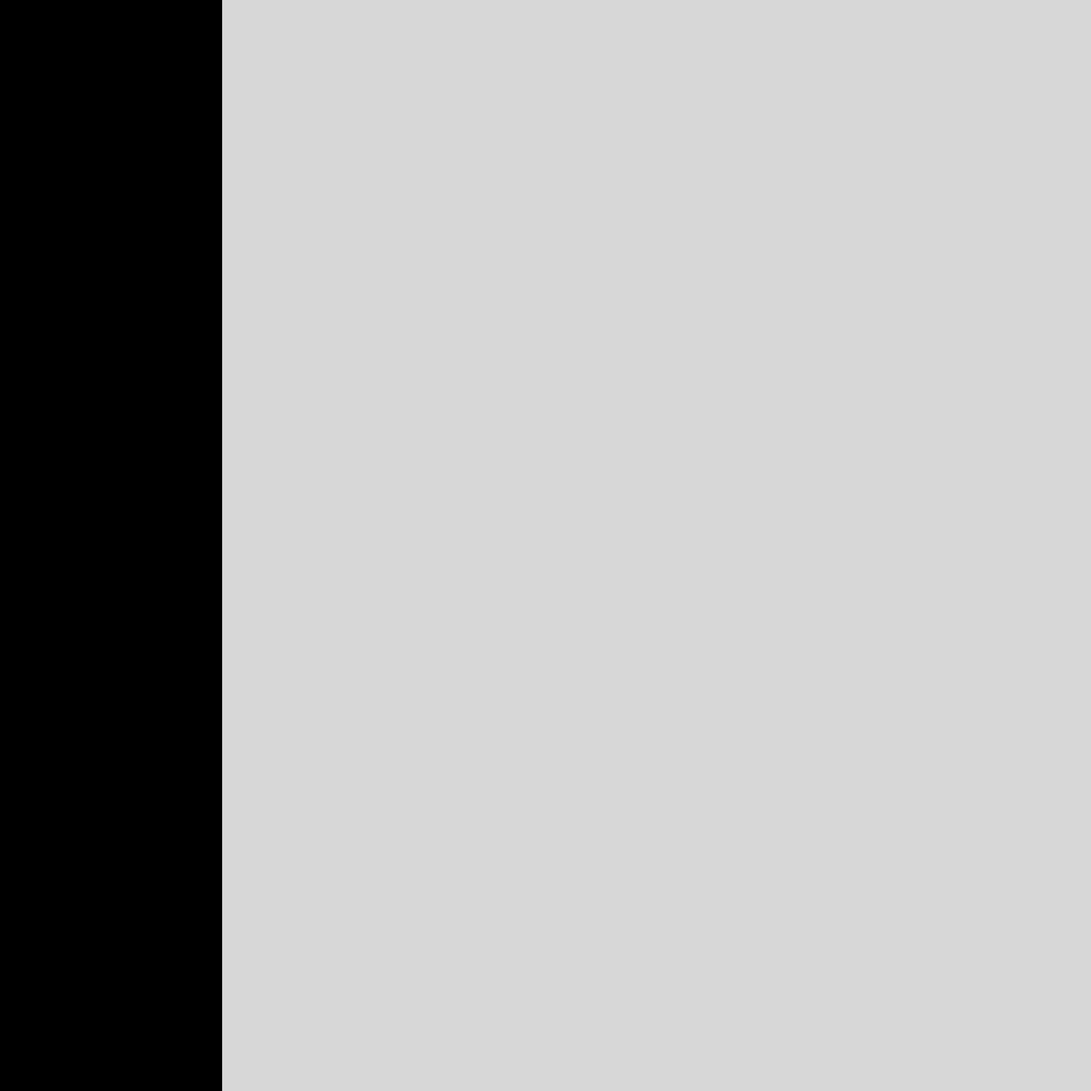
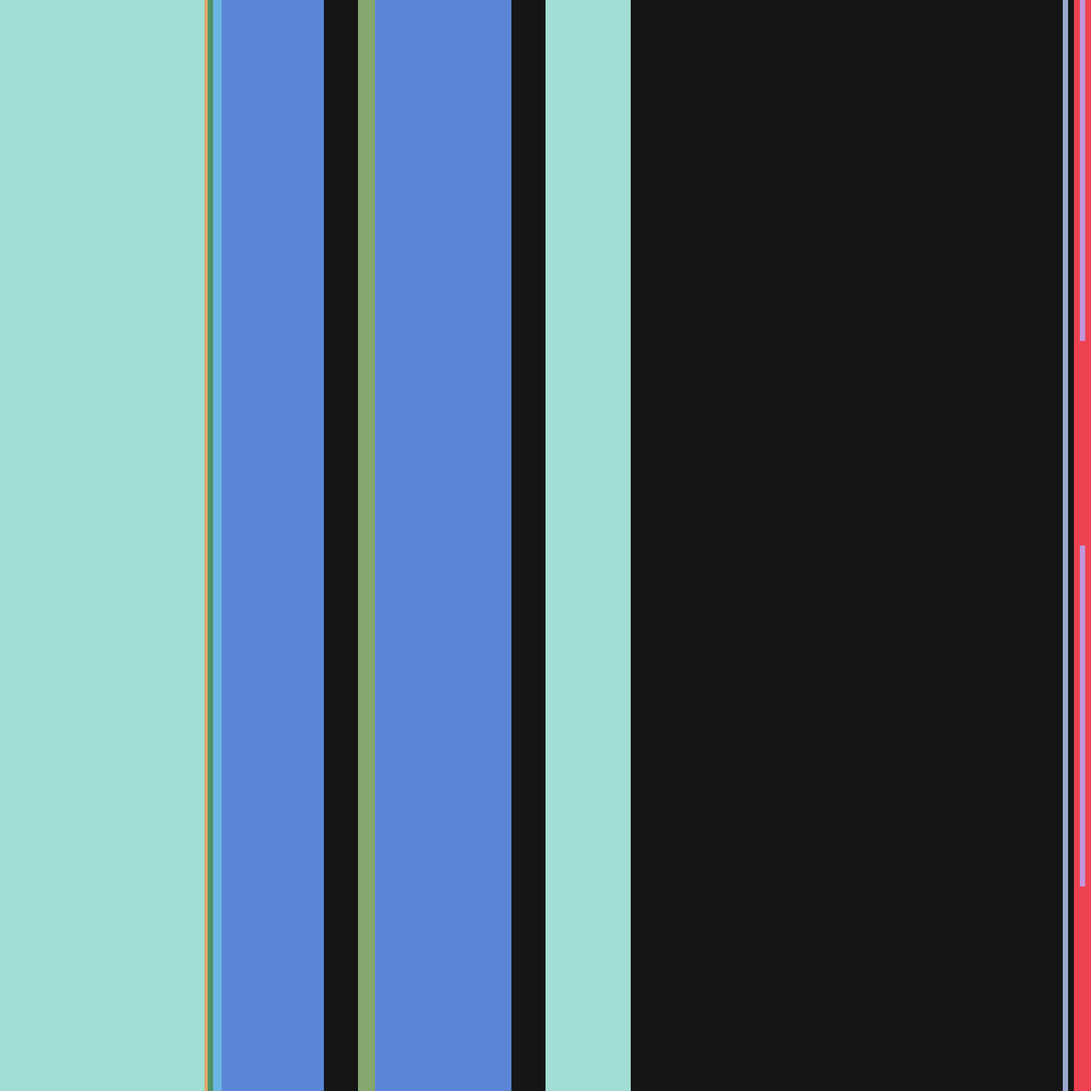
Layered file, before and after one edit (1091×1091). Changes by layer:
showed group "surface_d.png" (35 layers) over [0,0,1091,1091]
added layer "surface_base_2048" (1st of 3, in "surface_d.png") in group "surface_d.png" over [119,0,1086,1091]
showed group "layer" (18 layers) over [0,0,1091,1091]
added group "グループ 3 のコピー" with 2 layers in group "surface_d.png" over [373,0,476,1091]
added layer "レイヤー 18 のコピー" (1st of 2, in "surface_d.png" › "グループ 3 のコピー") in group "グループ 3 のコピー" over [409,0,476,1091]
added layer "レイヤー 18" (1st of 2, in "surface_d.png" › "グループ 3 のコピー") in group "グループ 3 のコピー" over [373,0,440,1091]
added group "グループ 3" with 2 layers in group "surface_r.png" over [373,0,476,1091]
added layer "レイヤー 18 のコピー" (2nd of 2, in "surface_r.png" › "グループ 3") in group "グループ 3" over [409,0,476,1091]
added layer "レイヤー 18" (2nd of 2, in "surface_r.png" › "グループ 3") in group "グループ 3" over [373,0,440,1091]
